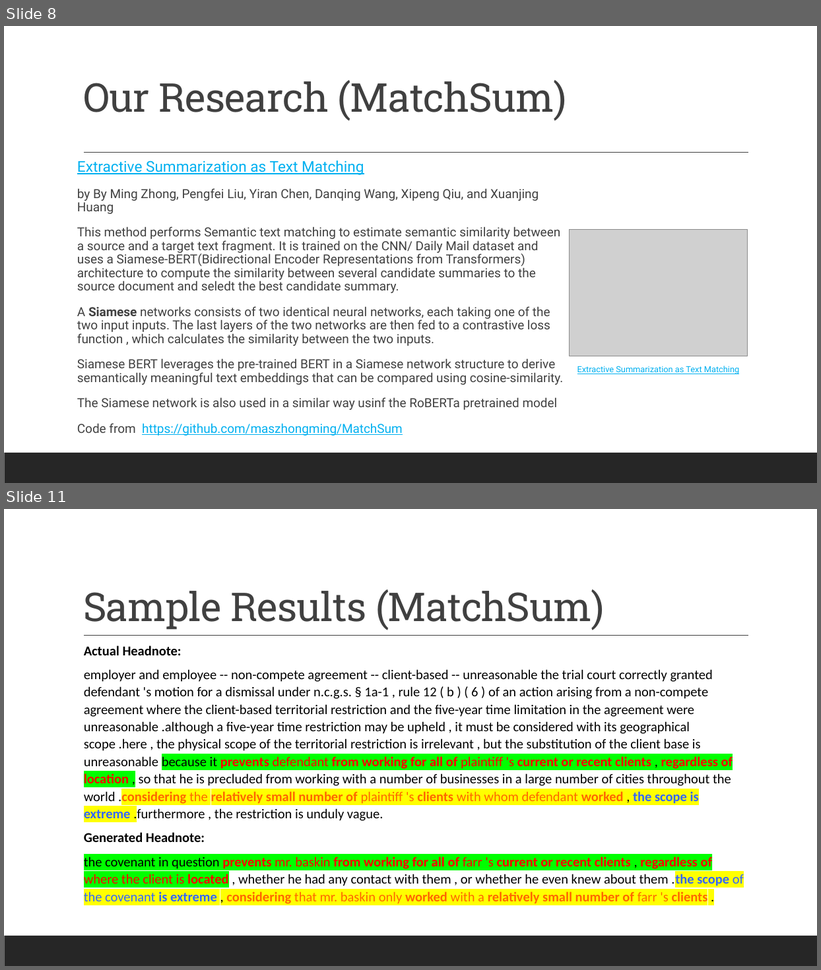
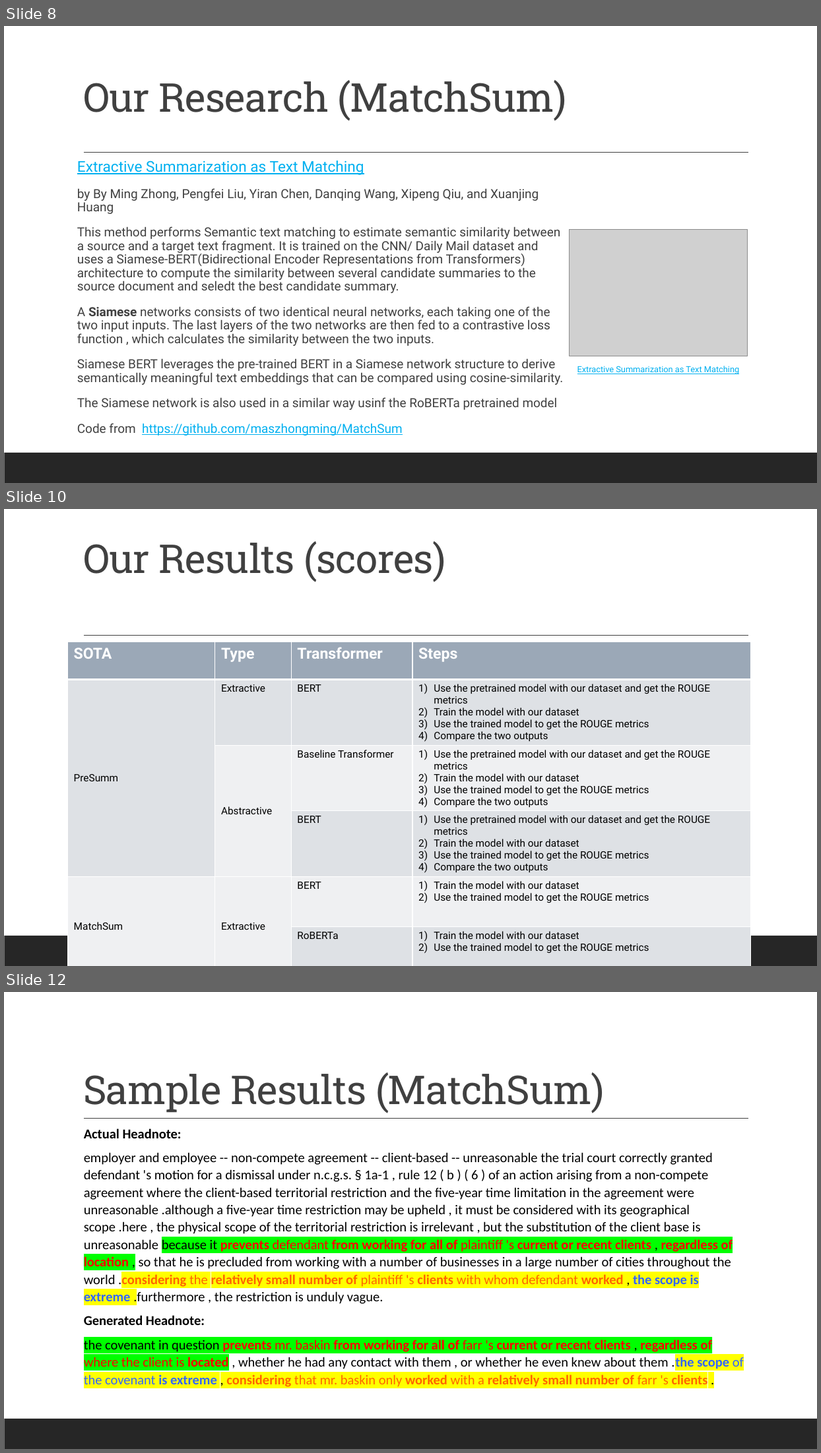
Before and after one commit to gufranpathan/case_law_g45, a slide deck: Group 45 Data Science for Case Law.pptx. Shown one above the other, each under a label of ours: slides 8 and 11 before the commit, slides 8, 10 and 12 after it; the slides between them are not shown. The pictures are 821x970 and 821x1453 pixels, drawn with LibreOffice and Linux fonts; fonts in the diff are those of the drawing; grey boxes stand for pictures. Boxes give left, top, right and bottom in pixels: in the first picture for what was removed or moved away, otherwise in the second. Text is boxed around its words. In the diff, an @@ line names an element or a change of style, - is before the commit and + after.

```diff
--- a/Group 45 Data Science for Case Law.pptx
+++ b/Group 45 Data Science for Case Law.pptx
@@ slide 10 added at [4, 509, 817, 966], background #FFFFFF; not listed: 2 template elements that a slide beside it also shows @@
@@ title added at [83, 541, 446, 582], 47 pt, text #404040 @@
+Our Results (scores)
@@ table added at [67, 642, 751, 956], 6 rows, 4 columns @@
+SOTA | Type | Transformer | Steps
+PreSumm | Extractive | BERT | Use the pretrained model with our dataset and get the ROUGE metrics / Train the model with our dataset / Use the trained model to get the ROUGE metrics / Compare the two outputs
+ | Abstractive | Baseline Transformer | Use the pretrained model with our dataset and get the ROUGE metrics / Train the model with our dataset / Use the trained model to get the ROUGE metrics / Compare the two outputs
+ |  | BERT | Use the pretrained model with our dataset and get the ROUGE metrics / Train the model with our dataset / Use the trained model to get the ROUGE metrics / Compare the two outputs
+MatchSum | Extractive | BERT | Train the model with our dataset / Use the trained model to get the ROUGE metrics
+ |  | RoBERTa | Train the model with our dataset / Use the trained model to get the ROUGE metrics
@@ what was slide 11 is now slide 12 @@
```
Also in this commit, not shown: 2 slides changed, 1 other slide added.
